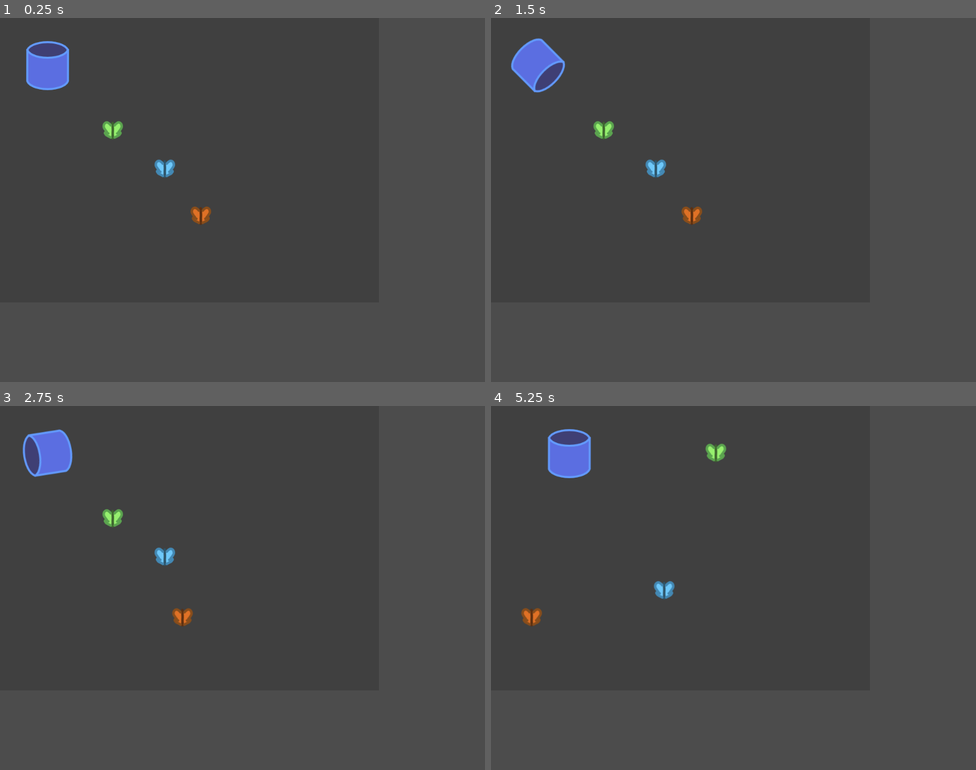
Above: before the commit, frames 1-4 (two rows, left to right).
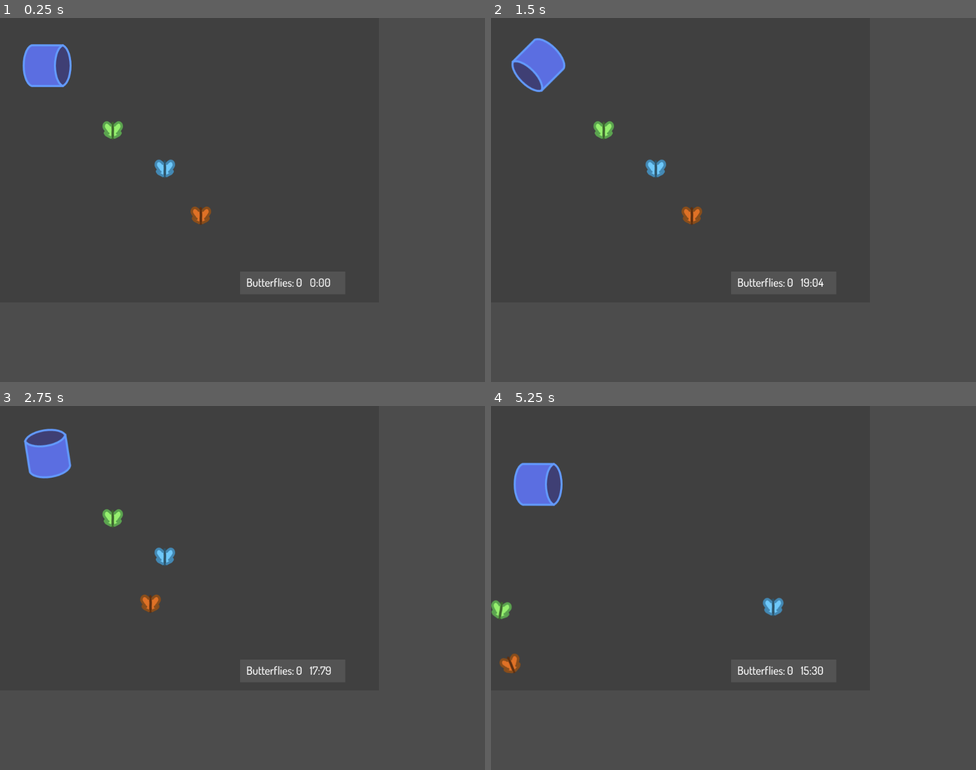
Above: after the commit, the same moments.

Repository: broquaint/eggjam20
Game: Godot game, scene res://scenes/MaintainHydroponics.tscn
Two runs of this game, one before a commit and one after it. Both use one fixed random seed, a clock stepped at 60 frames per second and the inputs below. This scene is started directly instead of the project's main scene.
Inputs:
- Up to frame 1 (0.25 s): no input
- Up to frame 2 (1.5 s): tap Enter (ui_accept) at 0.5, 0.77, 1.07 s; hold Right (move_right) 0.53-1.28 s; hold Down (move_down, bound only after the commit) from 1.28 s (still down)
- Up to frame 3 (2.75 s): tap Enter (ui_accept) at 1.52, 1.82 s; release Down (move_down, bound only after the commit) at 2.03 s; hold Right (move_right) from 2.03 s (still down)
- Up to frame 4 (5.25 s): release Right (move_right) at 2.78 s; hold Up (move_up) 2.78-3.53 s; tap Enter (ui_accept) at 3.02, 3.32, 3.77, 4.07, 4.52, 4.82 s; hold Left (move_left) 3.53-5.03 s; hold Down (move_down, bound only after the commit) from 5.03 s (still down)

The runs differ from the first frame. In frame 1, 0.9% of the frame differs, in the area x 4-69%, y 6-74%; in frame 2, 0.9%; in frame 3, 1.2%; in frame 4, 3.4%, in the area x 0-69%, y 6-74%.

Commit message:
Add some game structure to butterfly catching
So there's a moment between the game appearing and it starting. As per
usual may want more signalling, might be fine after all.

Diff:
--- a/project.godot
+++ b/project.godot
@@ -59,6 +59,11 @@
 "events": [ Object(InputEventKey,"resource_local_to_scene":false,"resource_name":"","device":0,"alt":false,"shift":false,"control":false,"meta":false,"command":false,"pressed":false,"scancode":16777232,"physical_scancode":0,"unicode":0,"echo":false,"script":null)
  ]
 }
+move_down={
+"deadzone": 0.5,
+"events": [ Object(InputEventKey,"resource_local_to_scene":false,"resource_name":"","device":0,"alt":false,"shift":false,"control":false,"meta":false,"command":false,"pressed":false,"scancode":16777234,"physical_scancode":0,"unicode":0,"echo":false,"script":null)
+ ]
+}
 
 [physics]
 
--- a/scenes/MaintainHydroponics.tscn
+++ b/scenes/MaintainHydroponics.tscn
@@ -1,6 +1,7 @@
-[gd_scene load_steps=6 format=2]
+[gd_scene load_steps=7 format=2]
 
 [ext_resource path="res://assets/images/net for butterflies.png" type="Texture" id=1]
+[ext_resource path="res://ui.tres" type="Theme" id=2]
 [ext_resource path="res://scripts/MaintainHydroponics.gd" type="Script" id=3]
 [ext_resource path="res://scripts/NetForButterflies.gd" type="Script" id=4]
 
@@ -13,7 +14,7 @@
 [node name="MaintainHydroponics" type="Node2D"]
 script = ExtResource( 3 )
 
-[node name="ColorRect" type="ColorRect" parent="."]
+[node name="GameOutline" type="ColorRect" parent="."]
 margin_right = 800.0
 margin_bottom = 600.0
 color = Color( 0.203922, 0.203922, 0.203922, 0.501961 )
@@ -82,3 +83,47 @@
 [node name="CollisionShape2D" type="CollisionShape2D" parent="BottomWall"]
 position = Vector2( 391, 0 )
 shape = SubResource( 2 )
+
+[node name="StatusOutline" type="ColorRect" parent="."]
+margin_left = 507.0
+margin_top = 535.0
+margin_right = 729.0
+margin_bottom = 583.0
+color = Color( 0.427451, 0.427451, 0.427451, 0.431373 )
+
+[node name="Status" type="HBoxContainer" parent="."]
+margin_left = 520.0
+margin_top = 526.0
+margin_right = 802.0
+margin_bottom = 590.0
+theme = ExtResource( 2 )
+
+[node name="Label" type="Label" parent="Status"]
+margin_top = 16.0
+margin_right = 101.0
+margin_bottom = 47.0
+text = "Butterflies:"
+
+[node name="Score" type="Label" parent="Status"]
+margin_left = 105.0
+margin_top = 16.0
+margin_right = 118.0
+margin_bottom = 47.0
+text = "0"
+
+[node name="VSeparator2" type="VSeparator" parent="Status"]
+margin_left = 122.0
+margin_right = 130.0
+margin_bottom = 64.0
+
+[node name="TimeLeft" type="Label" parent="Status"]
+margin_left = 134.0
+margin_top = 16.0
+margin_right = 194.0
+margin_bottom = 47.0
+rect_min_size = Vector2( 60, 0 )
+text = "00:00"
+
+[node name="PlayTime" type="Timer" parent="."]
+wait_time = 20.0
+one_shot = true
--- a/scripts/Butterfly.gd
+++ b/scripts/Butterfly.gd
@@ -1,6 +1,8 @@
 class_name Butterfly
 
 extends RigidBody2D
+
+var can_move = false
 
 const COLOURS = [
 	Color('#df7126'),
@@ -15,8 +17,14 @@
 	$Move.start()
 
 func _process(_delta):
-	if $Move.is_stopped():
-		var fx = randi() % 15 * (-1 if randi() % 2 == 0 else 1)
-		var fy = randi() % 15 * (-1 if randi() % 2 == 0 else 1)
-		apply_central_impulse(Vector2(fx, fy))
+	if $Move.is_stopped() and can_move:
+		flap()
 		$Move.start()
+
+func flap():
+	var fx = randi() % 15 * (-1 if randi() % 2 == 0 else 1)
+	var fy = randi() % 15 * (-1 if randi() % 2 == 0 else 1)
+	apply_central_impulse(Vector2(fx, fy))
+
+func start_flapping():
+	can_move = true
--- a/scripts/MaintainHydroponics.gd
+++ b/scripts/MaintainHydroponics.gd
@@ -1,23 +1,48 @@
 extends Node2D
+
+signal play_started()
+
+enum PlayState {
+	AT_START,
+	PLAYING,
+	ALL_DONE
+}
 
 onready var butterfly_scene = preload("res://scenes/Butterfly.tscn")
 
+var play_state
+
 var butterflies = []
+var score : int = 0
 
 func _ready():
+	play_state = PlayState.AT_START
 	for i in range(1, 4):
 		add_butterfly(Vector2((i+1) * 100, (i+1) * 100))
 
 	$NetForButterflies.position = Vector2(100, 100)
+	$NetForButterflies.rotation_degrees = 90
 	$NetForButterflies/Catchment.connect("body_entered", self, "catching_butterfly")
 	$NetForButterflies/Catchment.connect("body_exited", self, "losing_butterfly")
+	$NetForButterflies.connect('player_moved', self, 'start_catching')
 
 func add_butterfly(offset):
 	var bf = butterfly_scene.instance()
 	bf.get_node("EscapeWindow").connect("timeout", self, "caught_butterfly", [bf])
 	bf.position = Vector2(offset.x + randi() % 50, offset.y + randi() % 50)
+	connect('play_started', bf, 'start_flapping')
 	add_child(bf)
 	butterflies.append(bf)
+
+func start_catching():
+	play_state = PlayState.PLAYING
+	$PlayTime.start()
+	emit_signal('play_started')
+
+func _process(_delta):
+	var time_left = $PlayTime.time_left
+	$Status/TimeLeft.text = '%d:%02d' % [time_left, 100 * fmod(time_left, 1.0)]
+	$Status/Score.text = '%d' % score
 
 func catching_butterfly(butterfly):
 	if not(butterfly is Butterfly):
@@ -30,6 +55,8 @@
 	butterfly.get_node('EscapeWindow').stop()
 
 func caught_butterfly(butterfly):
+	score += 1
+
 	butterfly.get_node('Collision').disabled = true
 	var sprite = butterfly.get_node('Sprite')
 
--- a/scripts/NetForButterflies.gd
+++ b/scripts/NetForButterflies.gd
@@ -1,27 +1,30 @@
 extends KinematicBody2D
+
+signal player_moved()
 
 const THRUST : float = 6.0
 const MAX_SPEED : float = 200.0
 const ROTATION_SPEED : float = 3.0 * 60
 
 var velocity : Vector2
+var has_moved = false
 
 func _physics_process(delta):
+	# move_down isn't used but this is nice'n'easy.
+	var iv = Input.get_vector("move_left", "move_right", "move_up", "move_down")
+	if iv != Vector2.ZERO and not has_moved:
+		has_moved = true
+		emit_signal("player_moved")
 	if Input.is_action_pressed("move_left"):
 		rotation_degrees -= delta * ROTATION_SPEED
 	elif Input.is_action_pressed("move_right"):
 		rotation_degrees += delta * ROTATION_SPEED
 
-	# get acceleration if thrust is pressed
 	if Input.is_action_pressed("move_up"):
 		var acceleration : Vector2
 
-		# -THRUST because vector pointing up = y value of -1, and
-		# rotated() method of Vector2 needs a radian, not degrees,
-		# so convert that using deg2rad
+		# -THRUST because vector pointing up = y value of -1
 		acceleration = Vector2(0, -THRUST).rotated(deg2rad(rotation_degrees))
-
-		# add acceleration to current speed
 		velocity += acceleration
 
 	# dampen a bit
@@ -30,9 +33,7 @@
 	# cap speed
 	if velocity.length() > MAX_SPEED:
 		velocity = velocity.normalized() * MAX_SPEED
-		# velocity vector is added to position in BaseObject.gd
 
-#	velocity = move_and_slide(velocity)
 	var collision = move_and_collide(velocity * delta)
 	if collision:
 		velocity = velocity.bounce(collision.normal)
